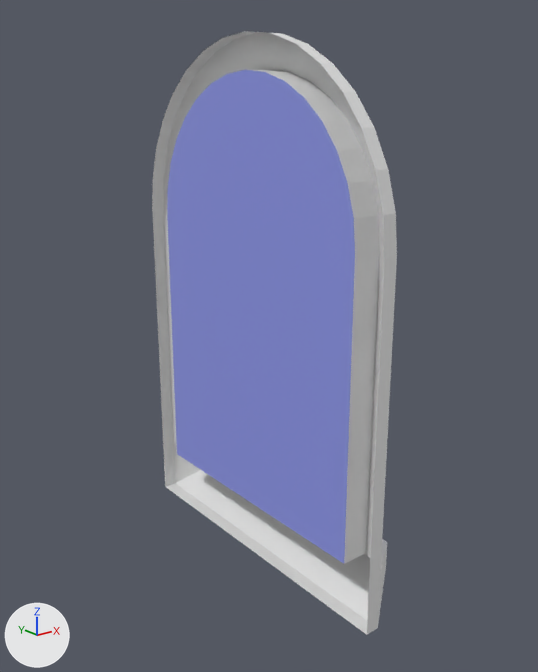
The Blender file Assets/Models/Environment/MainArea/Small window/Small window.blend as it was, and as the next commit left it.
Both versions are drawn from a camera (50 mm lens) standing at (-1.47, -1.96, 1.6) and looking at (0.07, -0.03, 0.83). Arrows for +X, +Y and +Z are at lower left; the lights stay in place. The same objects are shown in both versions, whatever each file hides.

The first picture shows 'Window low poly'.
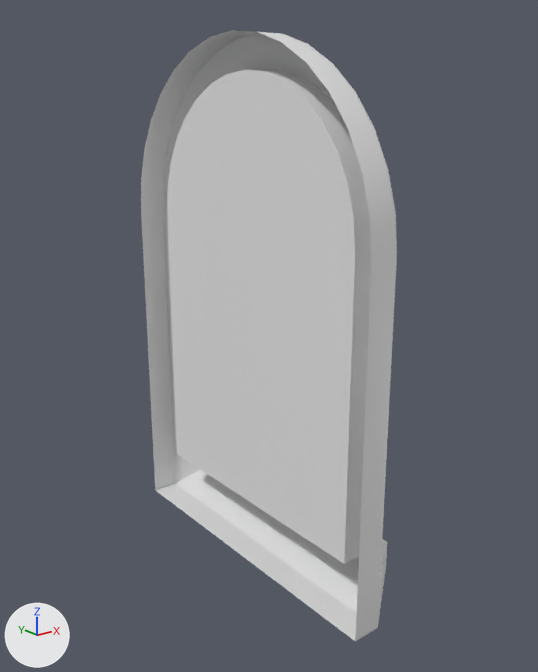
The newer file is also turned or shifted as a whole; pictures and numbers use the older file's frame.

Boxes [x1, y1, x2, y2] around the edits, measured in the pictures (538 x 672 px; the box of a moved part takes in the faces that stretch with it):
'Window low poly', reshaped
    before: [152, 31, 397, 635]
    after: [141, 30, 397, 642]
part 1 of me_window_low_poly, moved or reshaped
    before: [152, 31, 397, 258]
    after: [141, 30, 397, 261]
part 2 of me_window_low_poly, moved or reshaped
    before: [367, 256, 397, 634]
    after: [355, 256, 397, 642]
part 3 of me_window_low_poly, moved or reshaped
    before: [152, 209, 367, 635]
    after: [141, 209, 357, 641]
part 4 of me_window_low_poly, surface changed
    both: [164, 32, 369, 613]
part 5 of me_window_low_poly, recoloured (blue to white)
    both: [167, 70, 355, 564]

Diff of the bpy script that builds the scene:
```diff
--- a/Assets/Models/Environment/MainArea/Small window/Small window.blend.py
+++ b/Assets/Models/Environment/MainArea/Small window/Small window.blend.py
@@ mat_normal_bake @@
+mat_normal_bake = principled_material('Normal bake')
+mat_normal_bake.base_color = (0.8, 0.8, 0.8)  # white #e7e7e7
@@ me_window_low_poly @@
 # used by ob_window_low_poly; location = (0.0, 0.0, 1.0); rotation_euler = (0.0, 1.571, 0.0), in degrees (0, 90, 0)
-me_window_low_poly.from_pydata(...)  # 84 vertices, 65 faces; spans x -0.81..1.0, y -0.61..0.61, z 0.0..0.2
-me_window_low_poly.materials.append(mat_window_glass)  # blue #8f98e7
+me_window_low_poly.from_pydata(...)  # 84 vertices, 65 faces; spans x -0.81..1.0, y -0.61..0.61, z -0.05..0.2
+# me_window_low_poly part 1: 17 of the vertices in x -0.81..-0.21, y -0.61..0.61, z 0.0 are moved by (0.0, 0.0, -0.05)
+# me_window_low_poly part 2: 2 of the vertices in x 0.8..1.0, y -0.61, z 0.0 are moved by (0.0, 0.0, -0.05)
+# me_window_low_poly part 3: 2 of the vertices in x 0.8..1.0, y 0.61, z 0.0 are moved by (0.0, 0.0, -0.05)
+# me_window_low_poly part 4: 65 kept faces spanning x -0.81..1.0, y -0.61..0.61, z -0.05..0.2 get new texture (UV) coordinates
+# me_window_low_poly part 5: 1 face spanning x -0.7..0.8, y -0.5..0.5, z 0.0 switches from mat_window_glass (blue #8f98e7) to mat_normal_bake (white #e7e7e7)
 me_window_low_poly.materials.append(mat_window_borders)
+me_window_low_poly.materials.append(mat_normal_bake)  # white #e7e7e7
```
